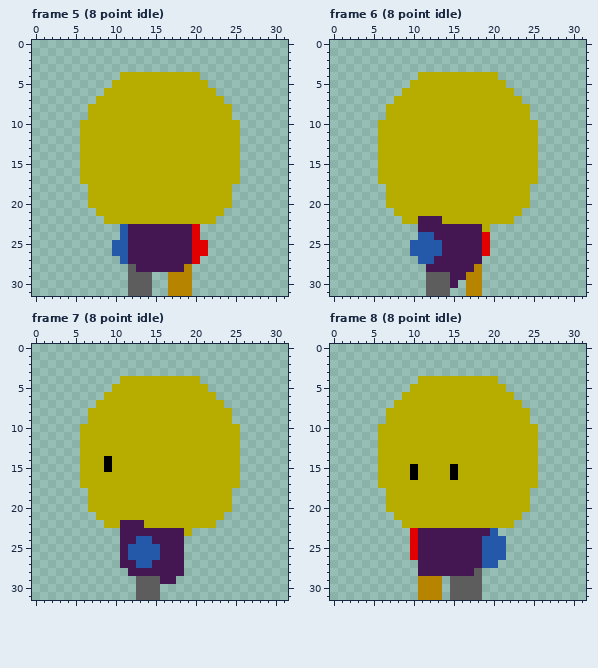
Two states of a pixel-art file, Assets/Artwork/Player Art/Alesa.aseprite. This is how it looked before the edit.
32x32 pixels, 8 frames. Shown: frame 5 (8 point idle), frame 6 (8 point idle), frame 7 (8 point idle), frame 8 (8 point idle). The commit also changed other frames, which this record leaves out.
Once edited:
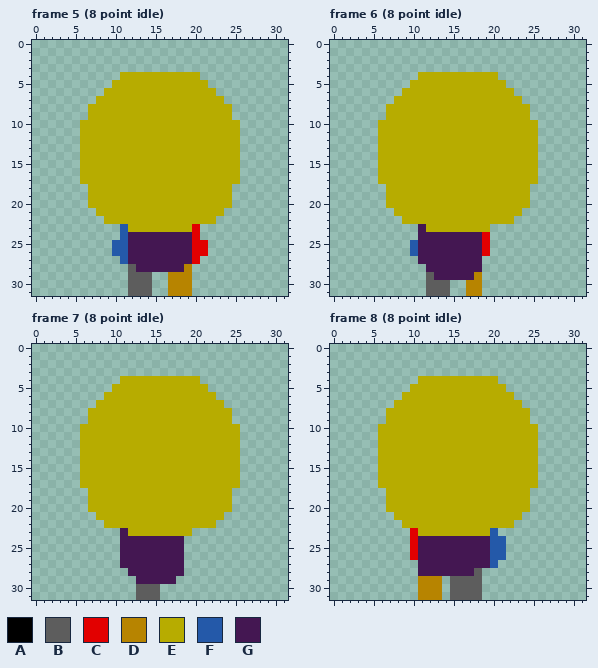
Palette (. is transparent): A #000000  B #5d5d5d  C #e20000  D #b78400  E #b7ac00  F #2459a9  G #441752
From old to new:
layer "Eyes" now hidden
Frame 5 (8 point idle):
Colour G becomes colour E in row 23 at x 12 to 19.
Frame 6 (8 point idle):
Colour G becomes colour E in row 22 at x 11 to 13; in row 23 at x 12 to 18.
Colour B becomes colour G in row 29 at x 13 to 14.
Colour D becomes colour G in row 28 at x 18; in row 29 at x 17.
Colour F becomes colour G in row 24 at x 11 to 12; in rows 25 to 26 at x 11 to 13; in row 27 at x 11 to 12.
The author cleared colour G in row 30 at x 15.
Frame 7 (8 point idle):
Colour A becomes colour E in rows 14 to 15 at x 9.
Colour G becomes colour E in row 22 at x 11 to 13; in row 23 at x 12 to 18.
Colour B becomes colour G in row 29 at x 13 to 15.
Colour F becomes colour G in row 24 at x 13 to 14; in rows 25 to 26 at x 12 to 15; in row 27 at x 13 to 14.
Frame 8 (8 point idle):
Colour A becomes colour E in rows 15 to 16 at x 10 and 15.
Colour G becomes colour E in row 23 at x 11 to 19.
Colour F becomes colour G in rows 24 to 27 at x 19.
Pixel boxes of the changes (left, top, right, bottom) in both pictures:
changed: (128, 224, 192, 232)
changed: (418, 216, 482, 288)
changed: (104, 456, 112, 472)
changed: (120, 520, 184, 584)
changed: (410, 464, 418, 480)
changed: (450, 464, 458, 480)
changed: (418, 528, 490, 568)
